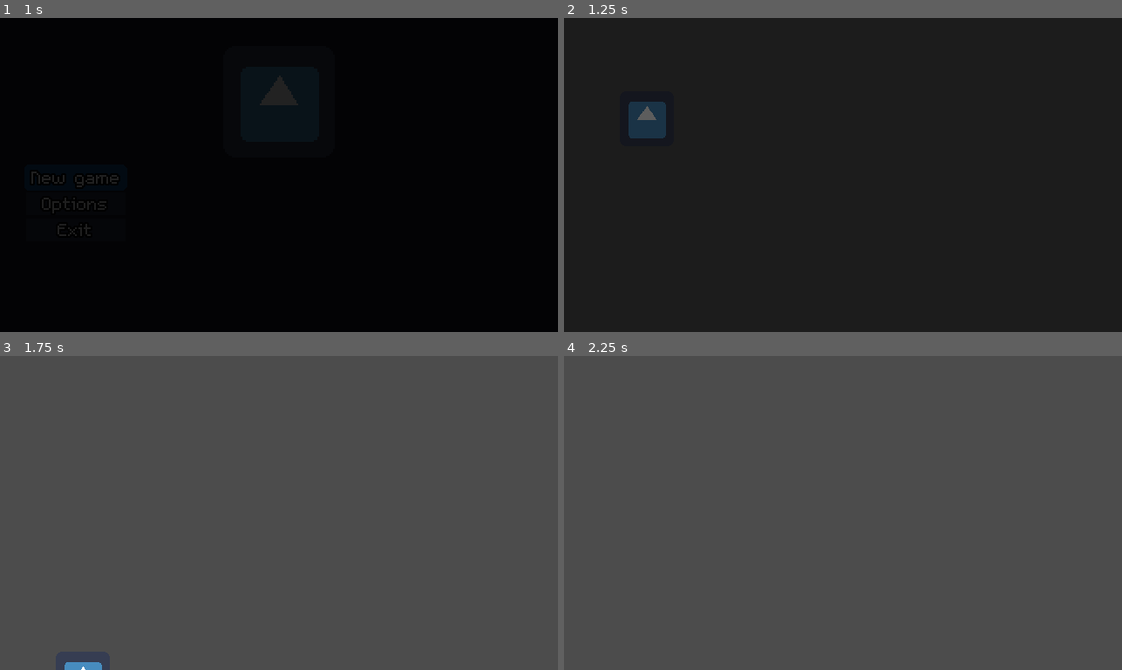
Above: before the commit, frames 1-4 (two rows, left to right).
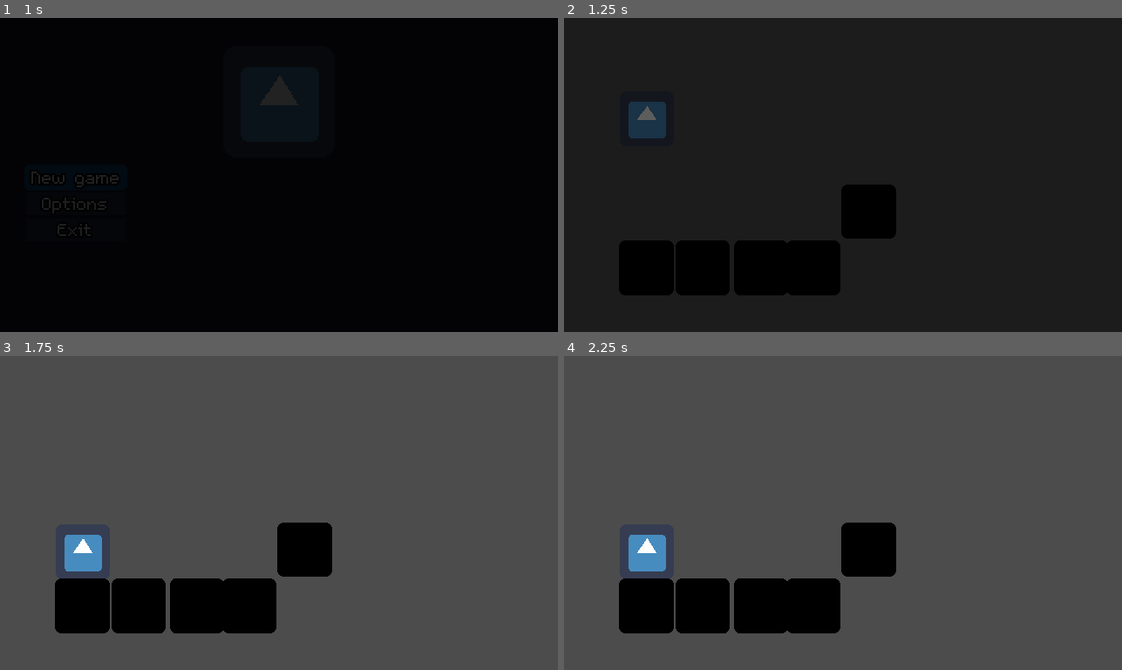
Above: after the commit, the same moments.

Repository: blabtonic/Tipperary-Climber
Game: Godot game, scene res://Game/Game.tscn
Same seed, same stepped clock (60 frames per second), same inputs: the game is played once before the commit and once after it. The engine's default icon, where the game draws it, is replaced by a stand-in: a white triangle on a blue panel in a dark square.
Inputs:
- Up to frame 1 (1 s): click "New game" at 0.5 s
- Up to frame 2 (1.25 s): no input
- Up to frame 3 (1.75 s): tap Enter at 1.25 s; hold D (Right) from 1.28 s (still down); tap Space (Jump) at 1.52 s
- Up to frame 4 (2.25 s): release D (Right) at 2.03 s; hold S (Down) from 2.03 s (still down)

Frame 1 is identical in both runs. In frame 2, 8.4% of the frame differs, in the area x 9-60%, y 53-89%; in frame 3, 9.3%, in the area x 9-60%, y 53-100%; in frame 4, 9.1%.

Commit message:
added collisions

Diff:
--- a/Levels/LevelScene.tscn
+++ b/Levels/LevelScene.tscn
@@ -1,10 +1,13 @@
-[gd_scene load_steps=4 format=2]
+[gd_scene load_steps=5 format=2]
 
 [ext_resource path="res://icon.png" type="Texture" id=1]
 [ext_resource path="res://Levels/Player.gd" type="Script" id=2]
 
 [sub_resource type="RectangleShape2D" id=1]
-extents = Vector2( 13.8543, 14.4539 )
+extents = Vector2( 14.9961, 15.7834 )
+
+[sub_resource type="RectangleShape2D" id=2]
+extents = Vector2( 15.4708, 15.1678 )
 
 [node name="World" type="Node"]
 
@@ -22,3 +25,75 @@
 
 [node name="CollisionShape2D" type="CollisionShape2D" parent="Player"]
 shape = SubResource( 1 )
+
+[node name="Walls" type="Node" parent="."]
+
+[node name="Wall" type="StaticBody2D" parent="Walls"]
+position = Vector2( 47.4316, 143.124 )
+__meta__ = {
+"_edit_group_": true
+}
+
+[node name="Sprite" type="Sprite" parent="Walls/Wall"]
+modulate = Color( 0, 0, 0, 1 )
+scale = Vector2( 0.49043, 0.488953 )
+texture = ExtResource( 1 )
+
+[node name="CollisionShape2D" type="CollisionShape2D" parent="Walls/Wall"]
+shape = SubResource( 2 )
+
+[node name="Wall2" type="StaticBody2D" parent="Walls"]
+position = Vector2( 79.5235, 143.124 )
+__meta__ = {
+"_edit_group_": true
+}
+
+[node name="Sprite" type="Sprite" parent="Walls/Wall2"]
+modulate = Color( 0, 0, 0, 1 )
+scale = Vector2( 0.49043, 0.488953 )
+texture = ExtResource( 1 )
+
+[node name="CollisionShape2D" type="CollisionShape2D" parent="Walls/Wall2"]
+shape = SubResource( 2 )
+
+[node name="Wall3" type="StaticBody2D" parent="Walls"]
+position = Vector2( 112.973, 143.124 )
+__meta__ = {
+"_edit_group_": true
+}
+
+[node name="Sprite" type="Sprite" parent="Walls/Wall3"]
+modulate = Color( 0, 0, 0, 1 )
+scale = Vector2( 0.49043, 0.488953 )
+texture = ExtResource( 1 )
+
+[node name="CollisionShape2D" type="CollisionShape2D" parent="Walls/Wall3"]
+shape = SubResource( 2 )
+
+[node name="Wall4" type="StaticBody2D" parent="Walls"]
+position = Vector2( 143.002, 143.124 )
+__meta__ = {
+"_edit_group_": true
+}
+
+[node name="Sprite" type="Sprite" parent="Walls/Wall4"]
+modulate = Color( 0, 0, 0, 1 )
+scale = Vector2( 0.49043, 0.488953 )
+texture = ExtResource( 1 )
+
+[node name="CollisionShape2D" type="CollisionShape2D" parent="Walls/Wall4"]
+shape = SubResource( 2 )
+
+[node name="Wall5" type="StaticBody2D" parent="Walls"]
+position = Vector2( 174.644, 111 )
+__meta__ = {
+"_edit_group_": true
+}
+
+[node name="Sprite" type="Sprite" parent="Walls/Wall5"]
+modulate = Color( 0, 0, 0, 1 )
+scale = Vector2( 0.49043, 0.488953 )
+texture = ExtResource( 1 )
+
+[node name="CollisionShape2D" type="CollisionShape2D" parent="Walls/Wall5"]
+shape = SubResource( 2 )
